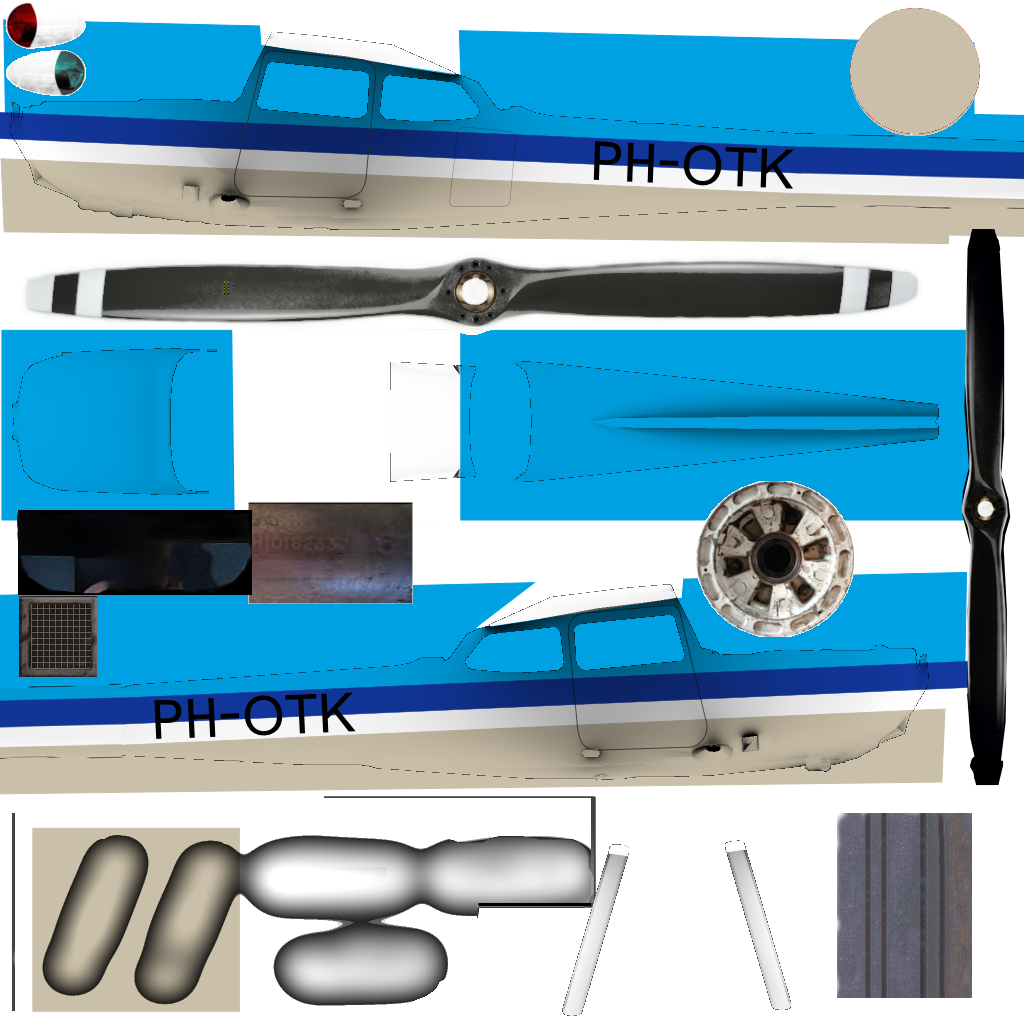
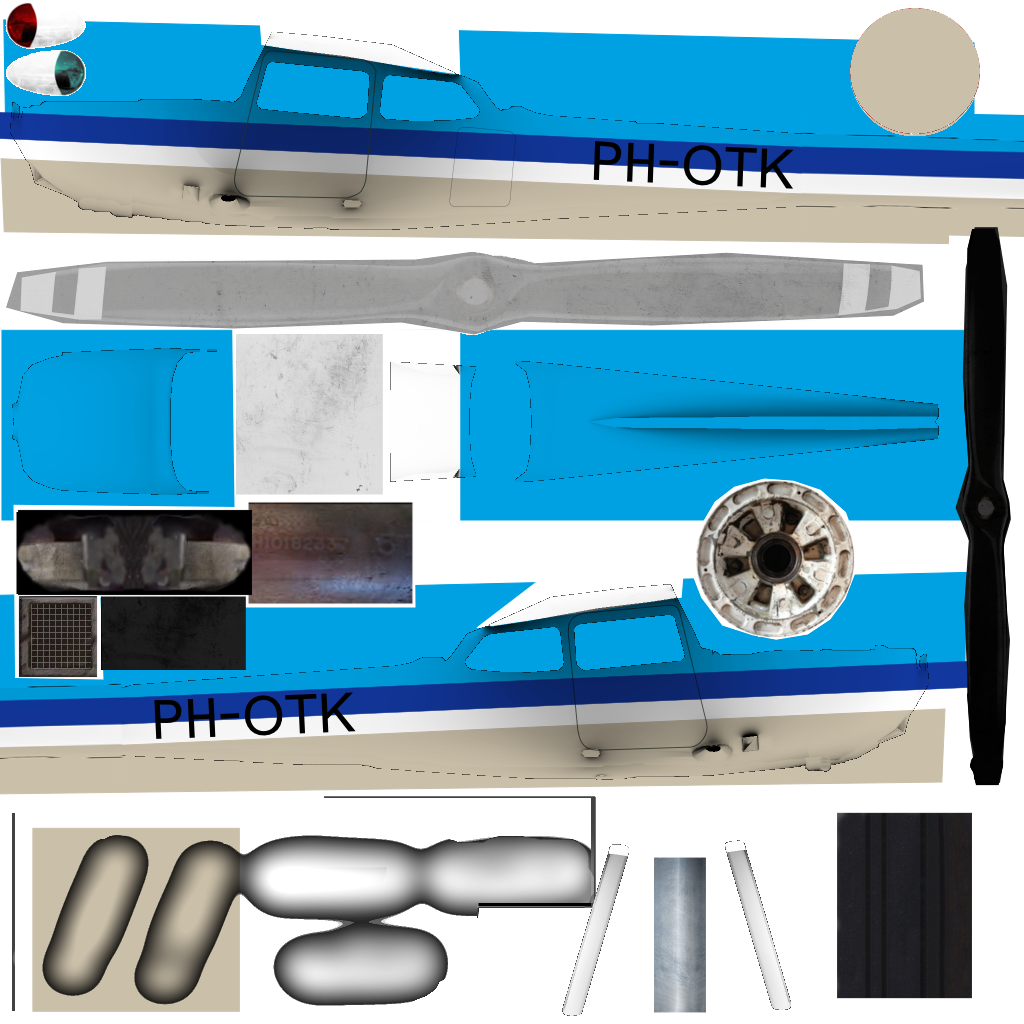
Two versions of the same layered image (1024x1024). Layer-by-layer changes:
added layer "Clipboard #4" above "Clipboard" over [6, 227, 1011, 1013]
